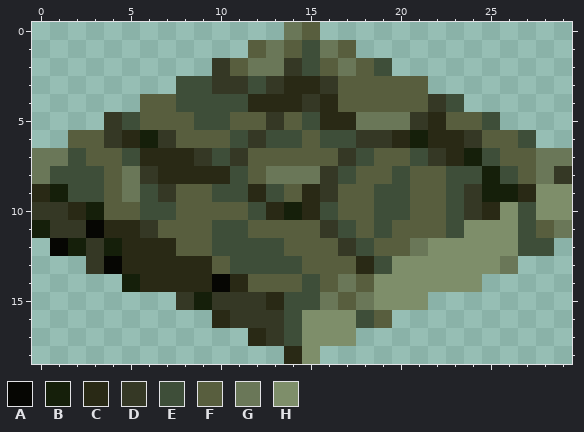
One commit to this pixel-art sprite: robbot-art/floor_b_1.png. Above is the file before it was changed.
The file is 30x19 pixels. Colours within 5 levels of each other are drawn and written as one.
Palette (. is transparent): A #060603  B #151f0a  C #292915  D #353825  E #3e4e39  F #585e3e  G #6a7758  H #7e8e6a
Pixels before, first column x 0:
 0 ..............GF..............
 1 ............FGFEGF............
 2 ..........DFGGDEFGFE..........
 3 ........EEDDEDCCDFFFFF........
 4 ......FFEEEECCCDCFFFFFDE......
 5 ....DEFFFEEFFDFECCGGGDCFFE....
 6 ..FFDCBDFFFEDEEFEEDDCBCCDFFE..
 7 GGEFFECCCDEDFFFFFDEFFEDCBEFFGG
 8 GEEEFGDCCCCEFGGGDEFFEFFEEBEFGD
 9 CBEEFGEDFFEECEFCDFFEEFFEDBBCHH
10 DDCBFFEEFFFFECBCEFFEEFFEDCHEHH
11 BDDACCDFFFEEFFFFDEFEFFFEHHHEFG
12 .ABDBCCCFFEEEEFFFDEFFGHHHHHEE.
13 ...DACCCCCFEEEEFFFCEHHHHHHG...
14 .....BCCCCACFFFEFGFHHHHHH.....
15 ........DBDDDCEEGFGHHH........
16 ..........CDDDEHHHEF..........
17 ............CDEHHH............
18 ..............CH..............
Once edited:
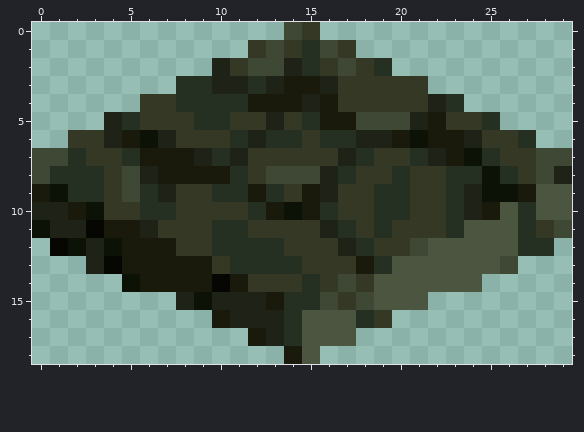
Difference:
colour B: #151f0a -> #0c1306
colour C: #292915 -> #19190c
colour D: #353825 -> #1f2216
colour E: #3e4e39 -> #252f22
colour F: #585e3e -> #353825
colour G: #6a7758 -> #3f4735
colour H: #7e8e6a -> #4b553f
Pixel boxes of the changes (left, top, right, bottom) in both pictures:
changed: (32, 22, 572, 364)
